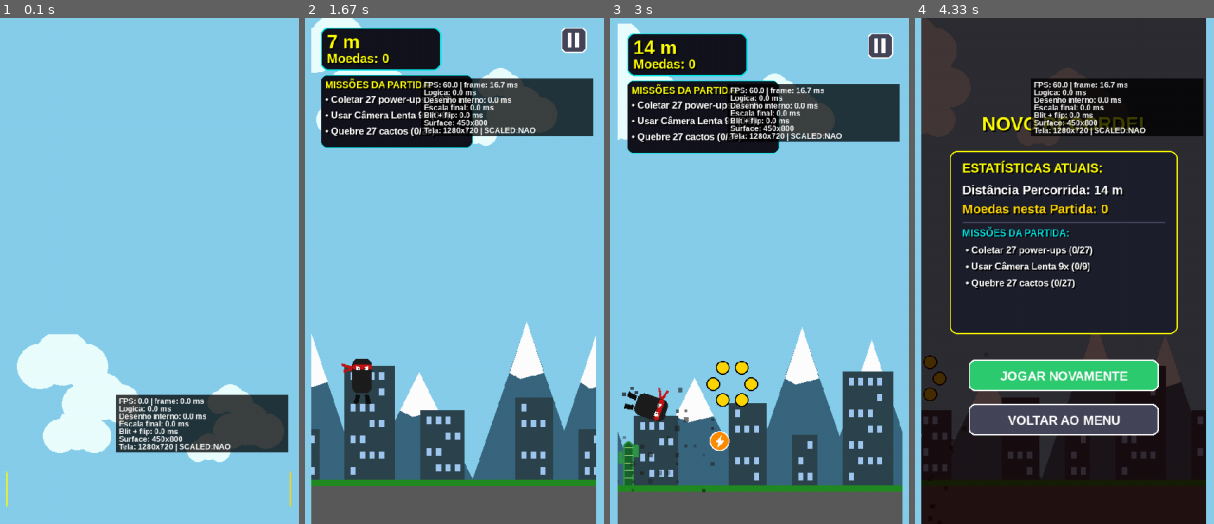
Above: before the commit, frames 1-4 (left to right).
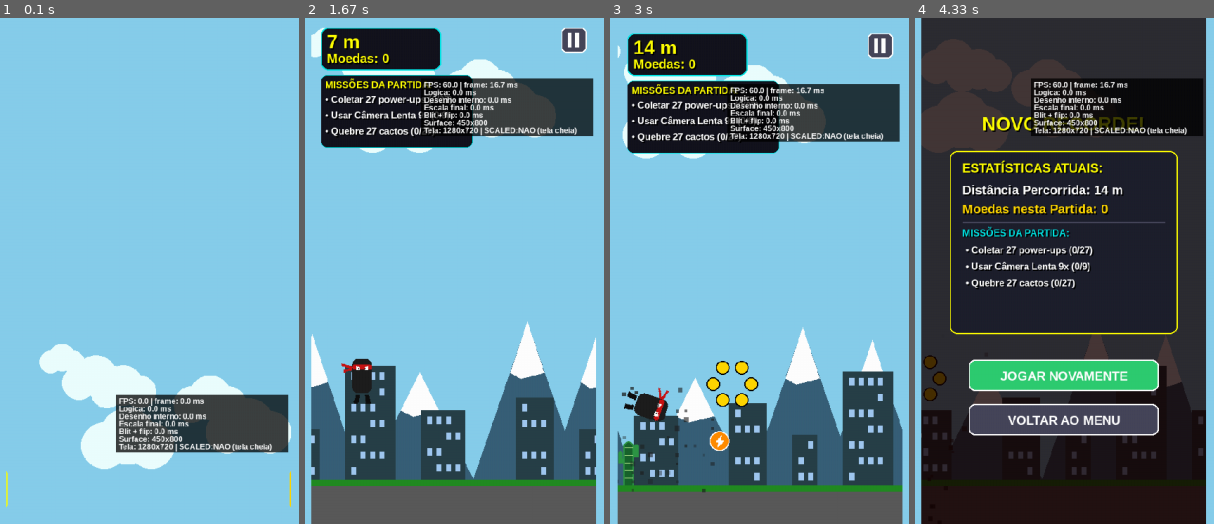
Above: after the commit, the same moments.

Repository: MrPoopBR/pixel_rush
Game: pygame game, started from main.py
Same seed, same stepped clock (60 frames per second), same inputs: the game is played once before the commit and once after it.
Inputs (mouse positions are in pixels of both pictures, inside the frame that each line leads up to):
- Up to frame 1 (0.1 s): no input
- Up to frame 2 (1.67 s): click (454, 271) at 0.38 s; hold Up 0.67-1.13 s; hold Down 1.17-1.47 s; hold Up from 1.5 s (still down)
- Up to frame 3 (3 s): release Up at 1.87 s; hold Down 1.9-2.27 s; tap Space at 1.97, 2.37, 2.7 s; hold Up 2.3-2.6 s; hold Down 2.63-2.93 s
- Up to frame 4 (4.33 s): click (outside the picture) at 3.82 s

The runs differ from the first frame. In frame 1, 6.7% of the frame differs, in the area x 5-98%, y 62-90%; in frame 2, 3.0%; in frame 3, 2.5%; in frame 4, 0.2%.

Commit message:
Update main.py render optimization v4

Diff:
--- a/main.py
+++ b/main.py
@@ -6,6 +6,7 @@
 import math
 import array
 import time
+from collections import OrderedDict
 from pygame.sprite import Sprite
 
 # --- SUPORTE A VIBRAÇÃO (ANDROID / PLYER) ---
@@ -58,32 +59,15 @@
 # Detecção de plataforma (Android vs PC)
 E_ANDROID = (sys.platform == 'android' or 'ANDROID_ARGUMENT' in os.environ)
 
-# Inicialização de vídeo.
-# No Android, tenta manter a superfície lógica em 450x800 e deixar o SDL/Pygame
-# fazer a escala através do modo SCALED, evitando transform.scale para 1080x2340
-# em software a cada frame. Caso não seja suportado, recua para o modo anterior.
+# Inicializacao de video.
+# IMPORTANTE: no Android nao usar pygame.SCALED aqui. No pacote testado,
+# SCALED fez o jogo aparecer numa janela logica centralizada com barras pretas.
+# O modo Android original deixa o SDL ocupar a superficie do aparelho e
+# a escala final e feita por uma superficie reutilizada no final do loop.
 ANDROID_SCALED_ATIVO = False
 try:
     if E_ANDROID:
-        flag_scaled = getattr(pygame, "SCALED", None)
-        if flag_scaled:
-            try:
-                # VSync só é suportado em combinações específicas; a chamada pode falhar
-                # dependendo da versão do Pygame/SDL embarcada no APK.
-                tela = pygame.display.set_mode(
-                    (LARGURA_VIRTUAL, ALTURA_VIRTUAL), flag_scaled, vsync=1
-                )
-                ANDROID_SCALED_ATIVO = True
-            except Exception:
-                try:
-                    tela = pygame.display.set_mode(
-                        (LARGURA_VIRTUAL, ALTURA_VIRTUAL), flag_scaled
-                    )
-                    ANDROID_SCALED_ATIVO = True
-                except Exception:
-                    tela = pygame.display.set_mode((LARGURA_VIRTUAL, ALTURA_VIRTUAL))
-        else:
-            tela = pygame.display.set_mode((LARGURA_VIRTUAL, ALTURA_VIRTUAL))
+        tela = pygame.display.set_mode((LARGURA_VIRTUAL, ALTURA_VIRTUAL))
     else:
         info_tela = pygame.display.Info()
         LARGURA_TELA = info_tela.current_w
@@ -101,13 +85,20 @@
 LARGURA_TELA, ALTURA_TELA = tela.get_size()
 display_surface = pygame.Surface((LARGURA_VIRTUAL, ALTURA_VIRTUAL))
 
-# Superfícies translúcidas reutilizadas: evita alocações a cada frame.
-OVERLAY_SLOW = pygame.Surface((LARGURA_VIRTUAL, ALTURA_VIRTUAL), pygame.SRCALPHA)
-OVERLAY_SLOW.fill((30, 180, 60, 45))
-OVERLAY_PAUSA = pygame.Surface((LARGURA_VIRTUAL, ALTURA_VIRTUAL), pygame.SRCALPHA)
-OVERLAY_PAUSA.fill((0, 0, 0, 185))
-OVERLAY_GAMEOVER = pygame.Surface((LARGURA_VIRTUAL, ALTURA_VIRTUAL), pygame.SRCALPHA)
-OVERLAY_GAMEOVER.fill((20, 0, 0, 200))
+# Sobreposicoes translucidas reutilizadas. Superficies sem canal alpha por pixel
+# usam alpha global, que costuma ser mais leve no blit por software do Android.
+def _criar_overlay(cor, alpha):
+    try:
+        camada = pygame.Surface((LARGURA_VIRTUAL, ALTURA_VIRTUAL)).convert()
+    except Exception:
+        camada = pygame.Surface((LARGURA_VIRTUAL, ALTURA_VIRTUAL))
+    camada.fill(cor)
+    camada.set_alpha(alpha)
+    return camada
+
+OVERLAY_SLOW = _criar_overlay((30, 180, 60), 45)
+OVERLAY_PAUSA = _criar_overlay((0, 0, 0), 185)
+OVERLAY_GAMEOVER = _criar_overlay((20, 0, 0), 200)
 
 pygame.display.set_caption(f"Corrida Infinita 2D - {VERSAO}")
 relogio = pygame.time.Clock()
@@ -344,6 +335,9 @@
 
 def desenhar_titulo_pixel_art(surface, centro_x, pos_y, tempo_anim=0):
     global _TITULO_PIXEL_BASE, _TITULO_PIXEL_METRICAS
+    # O gradiente troca em passos de 2 frames (30 atualizacoes/s a 60 FPS).
+    # Isso evita repetir centenas de draw.rect em cada frame sem alterar o layout.
+    tempo_anim = (int(tempo_anim) // 2) * 2
     texto = "PIXEL RUSH"
     tam_block = 6
 
@@ -895,45 +889,127 @@
 
 # --- PARALLAX BACKGROUND ---
 class ParallaxBackground:
+    """Fundo parallax com camadas estaticas previamente rasterizadas.
+
+    Mantem nuvens/estrelas dinamicas e o deslocamento das duas camadas, mas
+    evita redesenhar montanhas, neve, predios e centenas de janelas a cada frame.
+    """
+    CAMADA_Y = 450
+    PASSO_PALETA = 8
+    MAX_CAMADAS_CACHE = 3
+
     def __init__(self):
         self.camada_longe = 0
         self.camada_perto = 0
         self.tempo_animacao = 0
 
         self.nuvens = [
-            {"x": random.randint(0, LARGURA_VIRTUAL), "y": random.randint(20, 200), "vel": random.uniform(0.15, 0.45),
-             "tam": random.randint(20, 45)} for _ in range(6)]
+            {"x": random.randint(0, LARGURA_VIRTUAL), "y": random.randint(20, 200),
+             "vel": random.uniform(0.15, 0.45), "tam": random.randint(20, 45)}
+            for _ in range(6)
+        ]
         self.estrelas = [
-            {"x": random.randint(0, LARGURA_VIRTUAL), "y": random.randint(0, 350), "blink": random.uniform(0.02, 0.08),
-             "offset": random.uniform(0, math.pi * 2)} for _ in range(40)]
-
-        # As janelas não mudam de posição dentro do padrão dos prédios; só a cor
-        # muda entre dia e noite. Pré-renderizamos os dois estados e reutilizamos.
+            {"x": random.randint(0, LARGURA_VIRTUAL), "y": random.randint(0, 350),
+             "blink": random.uniform(0.02, 0.08), "offset": random.uniform(0, math.pi * 2)}
+            for _ in range(40)
+        ]
+
         self.predios = ((20, 600, 60, 200), (120, 650, 40, 150),
                         (200, 550, 80, 250), (320, 620, 70, 180))
-        self.janelas_predios = {}
-        cores_luzes = {False: (160, 200, 240), True: (255, 255, 120)}
-        for bx, by, bw, bh in self.predios:
-            for noite, cor_luz in cores_luzes.items():
-                y_inicio_janelas = by + 10
-                altura_janelas = ALTURA_VIRTUAL - y_inicio_janelas
-                camada_janelas = pygame.Surface((bw, altura_janelas), pygame.SRCALPHA)
-                # A superfície é cortada ao trecho vertical relevante para evitar
-                # blits alpha grandes cheios de pixels transparentes.
-                for wy in range(y_inicio_janelas, ALTURA_VIRTUAL - 15, 25):
-                    for local_wx in range(10, bw - 10, 15):
-                        if ((bx + wy + local_wx) % 7) < 4:
-                            pygame.draw.rect(camada_janelas, cor_luz,
-                                             (local_wx, wy - y_inicio_janelas, 8, 12))
-                self.janelas_predios[(bx, by, bw, bh, noite)] = camada_janelas
+        self._cache_montanhas = OrderedDict()
+        self._cache_predios = OrderedDict()
+        self._cache_janelas = {}
+        self._preparar_janelas()
+
+    @staticmethod
+    def _cor_em_passo(cor, passo):
+        # Discretiza apenas a paleta da geometria durante o amanhecer/anoitecer;
+        # o ceu continua usando sua cor exata em todos os frames.
+        return tuple(max(0, min(255, (int(c) // passo) * passo)) for c in cor)
+
+    @staticmethod
+    def _lru_obter(cache, chave):
+        camada = cache.get(chave)
+        if camada is not None:
+            cache.move_to_end(chave)
+        return camada
+
+    def _lru_guardar(self, cache, chave, camada):
+        cache[chave] = camada
+        cache.move_to_end(chave)
+        while len(cache) > self.MAX_CAMADAS_CACHE:
+            cache.popitem(last=False)
+        return camada
+
+    def _preparar_janelas(self):
+        """Desenha uma vez as janelas; elas so mudam entre dia e noite."""
+        altura = ALTURA_VIRTUAL - self.CAMADA_Y
+        for noite, cor_luz in ((False, (160, 200, 240)), (True, (255, 255, 120))):
+            camada = pygame.Surface((LARGURA_VIRTUAL * 2, altura), pygame.SRCALPHA)
+            for tile_x in (0, LARGURA_VIRTUAL):
+                for bx, by, bw, bh in self.predios:
+                    real_x = tile_x + bx
+                    for wy in range(by + 10, ALTURA_VIRTUAL - 15, 25):
+                        for wx_local in range(10, bw - 10, 15):
+                            if ((bx + wy + wx_local) % 7) < 4:
+                                pygame.draw.rect(
+                                    camada, cor_luz,
+                                    (real_x + wx_local, wy - self.CAMADA_Y, 8, 12)
+                                )
+            self._cache_janelas[noite] = camada
+
+    def _montanhas(self, cor_montanha):
+        chave = cor_montanha
+        camada = self._lru_obter(self._cache_montanhas, chave)
+        if camada is not None:
+            return camada
+
+        y0 = self.CAMADA_Y
+        altura = ALTURA_VIRTUAL - y0
+        camada = pygame.Surface((LARGURA_VIRTUAL * 2, altura), pygame.SRCALPHA)
+        for x_base in (0, LARGURA_VIRTUAL):
+            for x, w, h in ((-50, 200, 300), (100, 240, 240), (280, 220, 320)):
+                bx = x_base + x
+                py = ALTURA_VIRTUAL - h
+                pontos = [(bx, altura), (bx + w // 2, py - y0), (bx + w, altura)]
+                pygame.draw.polygon(camada, cor_montanha, pontos)
+
+                sn_h = h * 0.25
+                px = bx + w // 2
+                lx = px - int((w // 2) * (sn_h / h))
+                rx = px + int((w // 2) * (sn_h / h))
+                pts_neve = [
+                    (px, py - y0),
+                    (lx, py + sn_h - y0),
+                    (px - 10, py + sn_h + 10 - y0),
+                    (px + 10, py + sn_h + 5 - y0),
+                    (rx, py + sn_h - y0),
+                ]
+                pygame.draw.polygon(camada, BRANCO, pts_neve)
+        return self._lru_guardar(self._cache_montanhas, chave, camada)
+
+    def _predios_coloridos(self, cor_perto):
+        camada = self._lru_obter(self._cache_predios, cor_perto)
+        if camada is not None:
+            return camada
+
+        y0 = self.CAMADA_Y
+        camada = pygame.Surface((LARGURA_VIRTUAL * 2, ALTURA_VIRTUAL - y0), pygame.SRCALPHA)
+        for tile_x in (0, LARGURA_VIRTUAL):
+            for bx, by, bw, bh in self.predios:
+                pygame.draw.rect(camada, cor_perto,
+                                 (tile_x + bx, by - y0, bw, bh))
+        return self._lru_guardar(self._cache_predios, cor_perto, camada)
 
     def update(self, velocidade_jogo=1.0):
         self.tempo_animacao += 1
         self.camada_longe -= velocidade_jogo * 0.1
-        if self.camada_longe <= -LARGURA_VIRTUAL: self.camada_longe += LARGURA_VIRTUAL
+        if self.camada_longe <= -LARGURA_VIRTUAL:
+            self.camada_longe += LARGURA_VIRTUAL
 
         self.camada_perto -= velocidade_jogo * 0.3
-        if self.camada_perto <= -LARGURA_VIRTUAL: self.camada_perto += LARGURA_VIRTUAL
+        if self.camada_perto <= -LARGURA_VIRTUAL:
+            self.camada_perto += LARGURA_VIRTUAL
 
         for nuvem in self.nuvens:
             nuvem["x"] -= nuvem["vel"] + (velocidade_jogo * 0.05)
@@ -949,52 +1025,45 @@
                 alpha = int(100 + 100 * math.sin(self.tempo_animacao * est["blink"] + est["offset"]))
                 alpha = min(255, max(0, alpha)) * (intensidade_noite / 255.0)
                 if alpha > 10:
-                    pygame.draw.circle(superficie, (255, 255, 255, int(alpha)), (int(est["x"]), int(est["y"])), 1)
+                    pygame.draw.circle(superficie, (255, 255, 255, int(alpha)),
+                                       (int(est["x"]), int(est["y"])), 1)
                     if alpha > 150:
-                        pygame.draw.circle(superficie, (255, 255, 255, int(alpha // 2)), (int(est["x"]), int(est["y"])),
-                                           2)
+                        pygame.draw.circle(superficie, (255, 255, 255, int(alpha // 2)),
+                                           (int(est["x"]), int(est["y"])), 2)
 
         if cor_ceu[0] > 60:
             for nuvem in self.nuvens:
-                x, y, t = int(nuvem["x"]), int(nuvem["y"]), nuvem["tam"]
-                cor_nuvem = (min(255, cor_ceu[0] + 100), min(255, cor_ceu[1] + 100), min(255, cor_ceu[2] + 100))
-                pygame.draw.circle(superficie, cor_nuvem, (x, y), t)
-                pygame.draw.circle(superficie, cor_nuvem, (x + t // 1.2, y + t // 3), t // 1.2)
-                pygame.draw.circle(superficie, cor_nuvem, (x - t // 1.2, y + t // 3), t // 1.2)
-
-        cor_montanha = (max(30, cor_ceu[0] // 2 - 10), max(40, cor_ceu[1] // 2), max(60, cor_ceu[2] // 2 + 10))
-        cor_perto = (max(20, cor_ceu[0] // 3), max(20, cor_ceu[1] // 3), max(30, cor_ceu[2] // 3))
-
-        for i in range(2):
-            x_base = self.camada_longe + (i * LARGURA_VIRTUAL)
-
-            def desenhar_montanha_com_neve(x, w, h):
-                pts_montanha = [(x, 800), (x + w // 2, 800 - h), (x + w, 800)]
-                pygame.draw.polygon(superficie, cor_montanha, pts_montanha)
-
-                sn_h = h * 0.25
-                py = 800 - h
-                px = x + w // 2
-                lx = px - int((w // 2) * (sn_h / h))
-                rx = px + int((w // 2) * (sn_h / h))
-                pts_neve = [(px, py), (lx, py + sn_h), (px - 10, py + sn_h + 10), (px + 10, py + sn_h + 5),
-                            (rx, py + sn_h)]
-                pygame.draw.polygon(superficie, BRANCO, pts_neve)
-
-            desenhar_montanha_com_neve(x_base - 50, 200, 300)
-            desenhar_montanha_com_neve(x_base + 100, 240, 240)
-            desenhar_montanha_com_neve(x_base + 280, 220, 320)
-
-        for i in range(2):
-            x_base_p = self.camada_perto + (i * LARGURA_VIRTUAL)
-            for bx, by, bw, bh in self.predios:
-                real_x = x_base_p + bx
-                pygame.draw.rect(superficie, cor_perto, (real_x, by, bw, bh))
-
-                # O padrão de janelas já está desenhado numa superfície transparente.
-                # O deslocamento int(real_x) reproduz o posicionamento do código original.
-                camada_janelas = self.janelas_predios[(bx, by, bw, bh, e_noite)]
-                superficie.blit(camada_janelas, (int(real_x), by + 10))
+                x, y, tam = int(nuvem["x"]), int(nuvem["y"]), nuvem["tam"]
+                cor_nuvem = (min(255, cor_ceu[0] + 100),
+                             min(255, cor_ceu[1] + 100),
+                             min(255, cor_ceu[2] + 100))
+                pygame.draw.circle(superficie, cor_nuvem, (x, y), tam)
+                pygame.draw.circle(superficie, cor_nuvem,
+                                   (x + int(tam / 1.2), y + int(tam / 3)), int(tam / 1.2))
+                pygame.draw.circle(superficie, cor_nuvem,
+                                   (x - int(tam / 1.2), y + int(tam / 3)), int(tam / 1.2))
+
+        cor_montanha_real = (
+            max(30, cor_ceu[0] // 2 - 10),
+            max(40, cor_ceu[1] // 2),
+            max(60, cor_ceu[2] // 2 + 10),
+        )
+        cor_perto_real = (
+            max(20, cor_ceu[0] // 3),
+            max(20, cor_ceu[1] // 3),
+            max(30, cor_ceu[2] // 3),
+        )
+        cor_montanha = self._cor_em_passo(cor_montanha_real, self.PASSO_PALETA)
+        cor_perto = self._cor_em_passo(cor_perto_real, self.PASSO_PALETA)
+
+        y0 = self.CAMADA_Y
+        offset_montanha = int(self.camada_longe)
+        offset_predios = int(self.camada_perto)
+        superficie.blit(self._montanhas(cor_montanha), (offset_montanha, y0))
+        superficie.blit(self._predios_coloridos(cor_perto), (offset_predios, y0))
+        # Os predios nao se sobrepoem horizontalmente; janelas em camada separada
+        # preservam o resultado original e evitam redesenhar centenas de retangulos.
+        superficie.blit(self._cache_janelas[bool(e_noite)], (offset_predios, y0))
 
 
 # --- JOGADOR ---
@@ -2699,7 +2768,7 @@
                     f"Escala final: {debug_scale_ms:.1f} ms",
                     f"Blit + flip: {debug_flip_ms:.1f} ms",
                     f"Surface: {display_surface.get_width()}x{display_surface.get_height()}",
-                    f"Tela: {tela.get_width()}x{tela.get_height()} | SCALED:{'SIM' if ANDROID_SCALED_ATIVO else 'NAO'}"
+                    f"Tela: {tela.get_width()}x{tela.get_height()} | SCALED:NAO (tela cheia)"
                 )
                 debug_text_surfaces = [debug_font.render(linha, True, (255, 255, 255))
                                        for linha in linhas_debug]
@@ -2719,7 +2788,9 @@
 
         _debug_scale_start = time.perf_counter()
         if E_ANDROID:
-            tamanho_final = (LARGURA_TELA, ALTURA_TELA)
+            # No Android usamos a superficie fisica real do SDL, sem SCALED, para
+            # preencher a area que o app ja utilizava antes (sem barras pretas).
+            tamanho_final = tela.get_size()
             pos_final = (ox, oy)
         else:
             tela.fill(cor_ceu_tupla)
@@ -2731,7 +2802,10 @@
         else:
             superficie_final = superficies_escala.get(tamanho_final)
             if superficie_final is None:
-                superficie_final = pygame.Surface(tamanho_final)
+                try:
+                    superficie_final = pygame.Surface(tamanho_final).convert()
+                except Exception:
+                    superficie_final = pygame.Surface(tamanho_final)
                 superficies_escala[tamanho_final] = superficie_final
             pygame.transform.scale(display_surface, tamanho_final, superficie_final)
 
